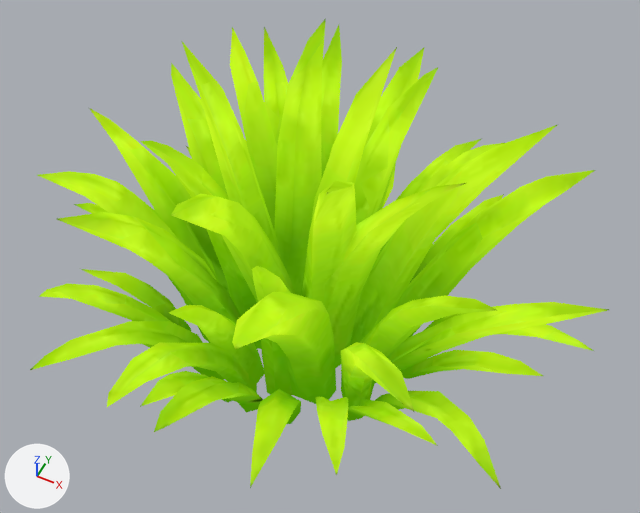
The glTF model island-editor/public/models/grass.glb as it was, and as the next commit left it.
Both versions are drawn from a camera (50 mm lens) standing at (0.116, -0.231, 0.348) and looking at (0.005, -0.009, 0.071). Lighting does not change. The marker at lower left points along +X, +Y and +Z. The first picture is the older version. Where no turn or scale is listed for an object, it has been applied to the vertices. Vertices at exactly the same position are counted once.

In view in the first picture: 'tuft'.
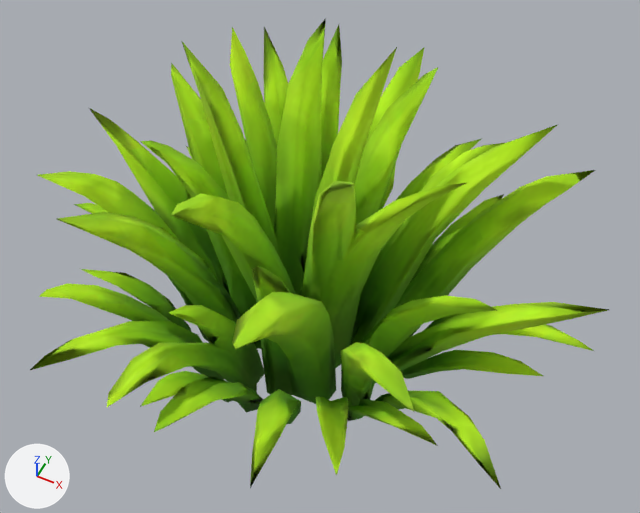
What differs and where, as boxes (x1, y1, x2, y2) in the pictures (640 x 513 px):
'tuft', recoloured, shading changed (darker)
    both: (30, 18, 609, 489)

Edits to the bpy script that builds the scene:
```text
Change mat_grass_tuft:
    remove # nodes: BsdfTransparent, Emission, LightPath, MixShader, OutputMaterial, TexImage
    nodes: BsdfPrincipled, OutputMaterial, TexImage
Change me_mesh_0_002:
    where me_mesh_0_002.from_pydata(...)  # 1535 vertices, 3022 faces; spans x -0.121..0.121, y -0.112..0.112, z -0.08..0.08
    used by ob_tuft; location = (0.0, 0.0, 0.08)
    me_mesh_0_002 part 1: 2978 of the faces centred in x -0.114..0.112, y -0.106..0.104, z -0.08..0.074 are now shaded smooth
```
